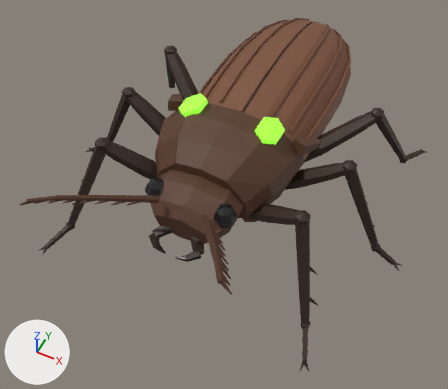
The glTF model Модели/Жуки/coordinator.glb as it was, and as the next commit left it.
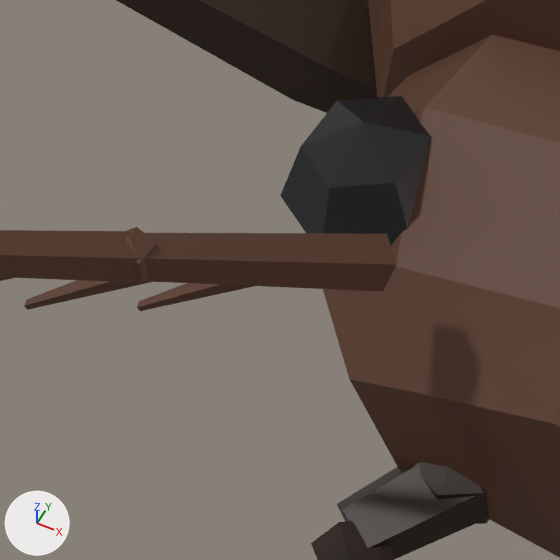
The first picture shows the older version from a camera (50 mm lens) standing at (1.633, -3.507, 4.357) and looking at (0.019, -0.278, 0.32). The close-ups show the older and then the newer version on the part from 24% to 40% of the width and 42% to 61% of the height of that picture. Only the edits that show in the close-ups are written down. Arrows for +X, +Y and +Z are at lower left; the lights stay in place. Where no turn or scale is listed for an object, it has been applied to the vertices. Vertices at exactly the same position are counted once.

Objects in the first close-up: 'AntNode1003', 'AntSeg1003', 'AntSeg2003', 'AntSeg5Comb003', 'EyeRight001', 'Femur001', 'HeadBase001', 'MandibleBase003', 'MandibleJoint003', 'MandibleTip003', 'ThoraxCore'.
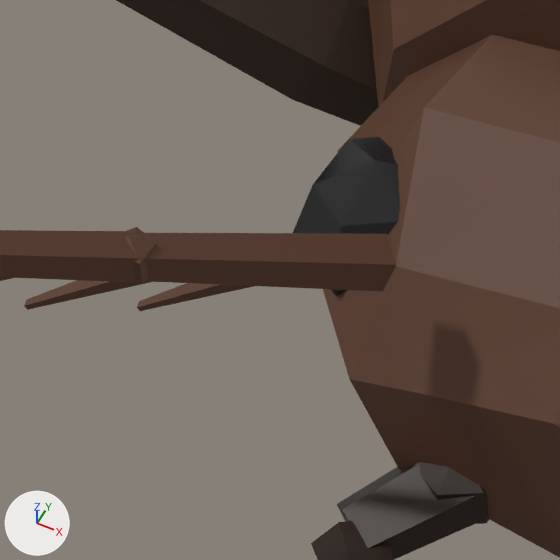
Edits to the bpy script that builds the scene:
```text
Change me_eyeright001:
    used by ob_eyeright001; location = (0.0, 0.0, 0.0)
    remove me_eyeright001.from_pydata(...)  # 20 vertices, 36 faces; spans x -0.378..-0.222, y -0.92..-0.72, z 0.66..0.86
    add me_eyeright001.from_pydata(...)  # 20 vertices, 36 faces; spans x -0.369..-0.213, y -0.92..-0.72, z 0.607..0.807
    me_eyeright001 part 1: the whole mesh is moved by (0.009, 0.0, -0.053)
```

Pixel boxes [x1, y1, x2, y2] of what changed, in the close-ups (560 x 560 px):
'EyeRight001', moved: before [280, 96, 432, 245]; after [293, 137, 400, 296]
